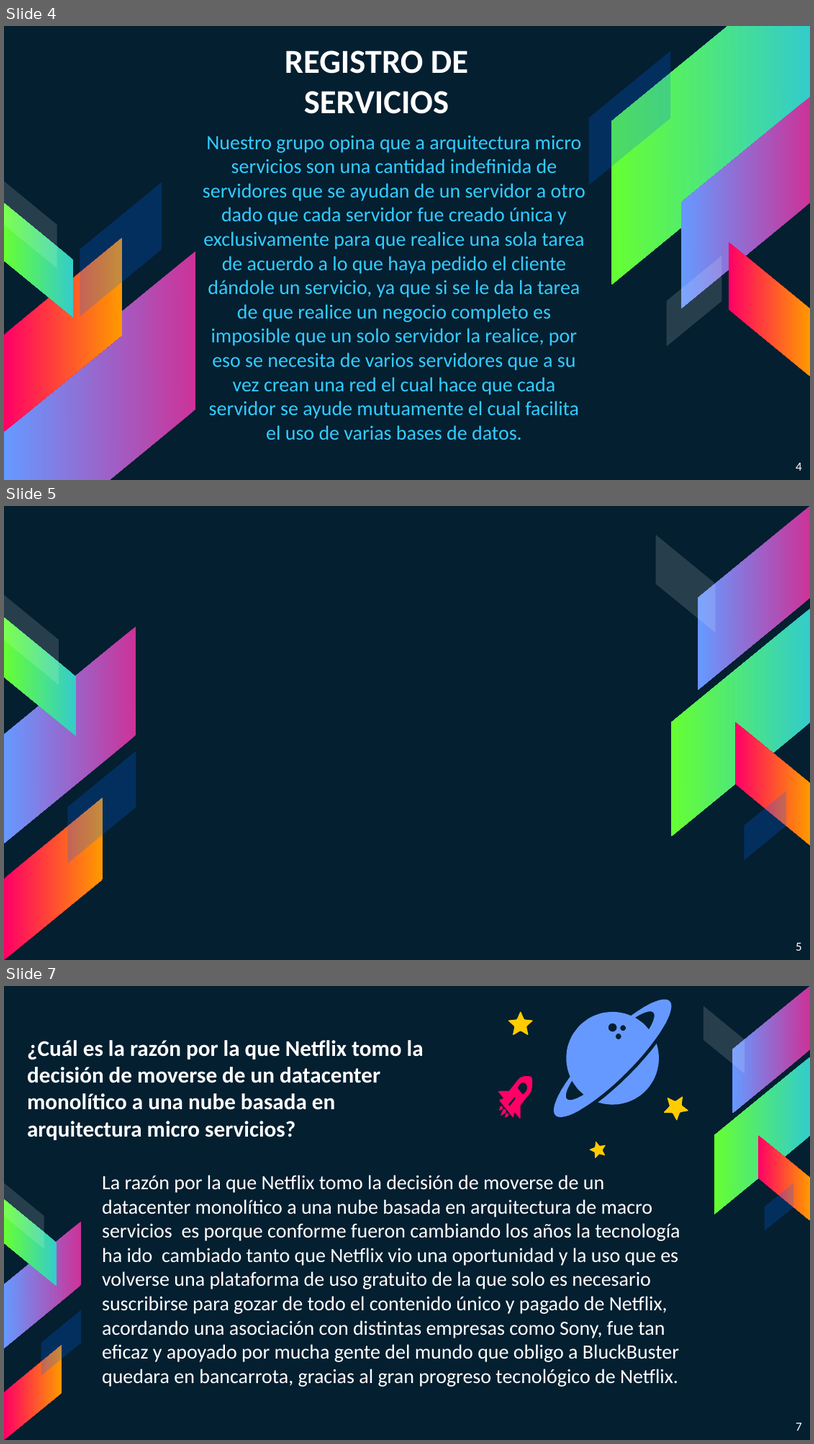
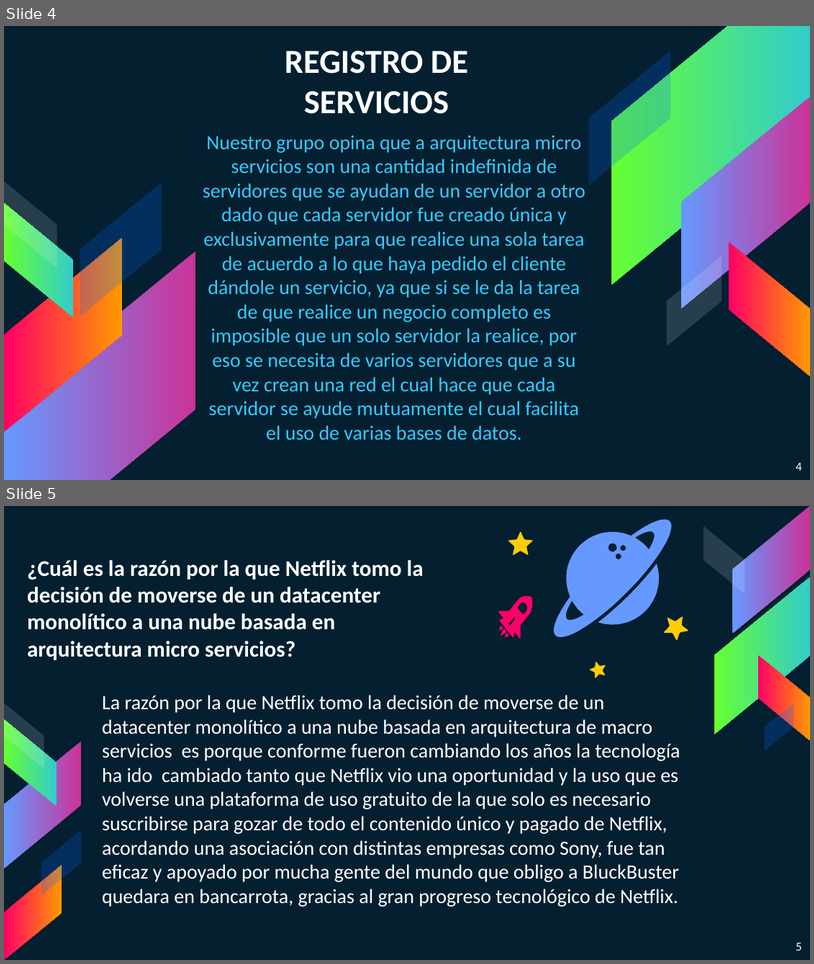
Before and after one commit to LauraCamilaPaez/Microservices-Architecture, a slide deck: power-point/arquitectura de micro servicios.pptx. Shown one above the other, each under a label of ours: slides 4, 5 and 7 before the commit, slides 4 and 5 after it; the slides between them are not shown. The pictures are 814x1444 and 814x964 pixels, drawn with LibreOffice and Linux fonts; fonts in the diff are those of the drawing. Boxes give left, top, right and bottom in pixels: in the first picture for what was removed or moved away, otherwise in the second. Text is boxed around its words. In the diff, an @@ line names an element or a change of style, - is before the commit and + after.

```diff
--- a/power-point/arquitectura de micro servicios.pptx
+++ b/power-point/arquitectura de micro servicios.pptx
@@ slide 5 removed at box(4, 506, 810, 960), background #041F30 @@
@@ parallelogram removed at box(4, 595, 59, 685) @@
@@ parallelogram removed at box(4, 618, 76, 736) @@
@@ parallelogram removed at box(5, 626, 136, 844) @@
@@ parallelogram removed at box(67, 751, 136, 863) @@
@@ parallelogram removed at box(4, 798, 103, 960) @@
@@ group removed at box(656, 506, 810, 860): 5 parallelograms @@
@@ page number removed at box(796, 942, 802, 950) @@
-5
@@ what was slide 7 is now slide 5 @@
@@ page number at box(796, 942, 802, 950): text changed @@
-7
+5
```
Also in this commit, not shown: 1 slide changed, 3 other slides removed.
